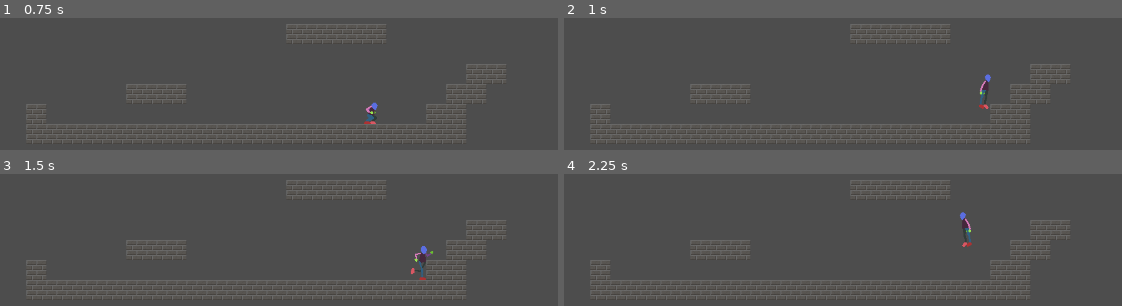
Above: before the commit, frames 1-4 (two rows, left to right).
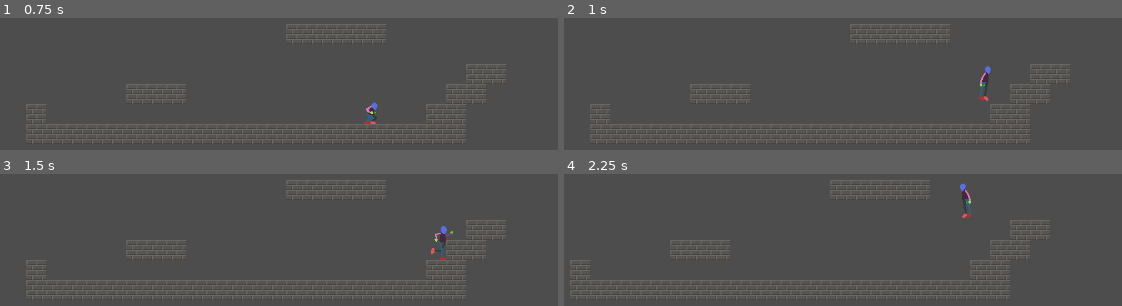
Above: after the commit, the same moments.

Repository: bhansconnect/head-smash
Game: Godot game, scene res://main.tscn
The game is run twice, just before and just after one commit, with the same random seed, the same clock (stepped at 60 frames per second) and the same inputs.
Inputs:
- Up to frame 1 (0.75 s): tap Enter at 0.5 s; hold D (right) from 0.53 s (still down); hold S (crouch) from 0.53 s (still down)
- Up to frame 2 (1 s): keep holding D (right); keep holding S (crouch); tap Space (jump) at 0.77 s
- Up to frame 3 (1.5 s): keep holding D (right); release S (crouch) at 1.28 s; tap S (crouch) at 1.35 s
- Up to frame 4 (2.25 s): tap Space (jump) at 1.52, 2 s; release D (right) at 2.03 s; hold A (left) from 2.03 s (still down); hold S (crouch) from 2.03 s (still down)

Frame 1 is identical in both runs. In frame 2, 0.4% of the frame differs, in the area x 74-77%, y 36-69%; in frame 3, 0.6%; in frame 4, 2.1%, in the area x 1-91%, y 4-95%.

Commit message:
update jump constants

Diff:
--- a/player.tscn
+++ b/player.tscn
@@ -657,6 +657,8 @@
 
 [node name="Player" type="CharacterBody2D"]
 script = ExtResource("1_avvhg")
+JUMP_VELOCITY = -525.0
+JUMP_RELEASE_VELOCITY = -125.0
 metadata/_edit_group_ = true
 
 [node name="Sprite2D" type="Sprite2D" parent="."]
